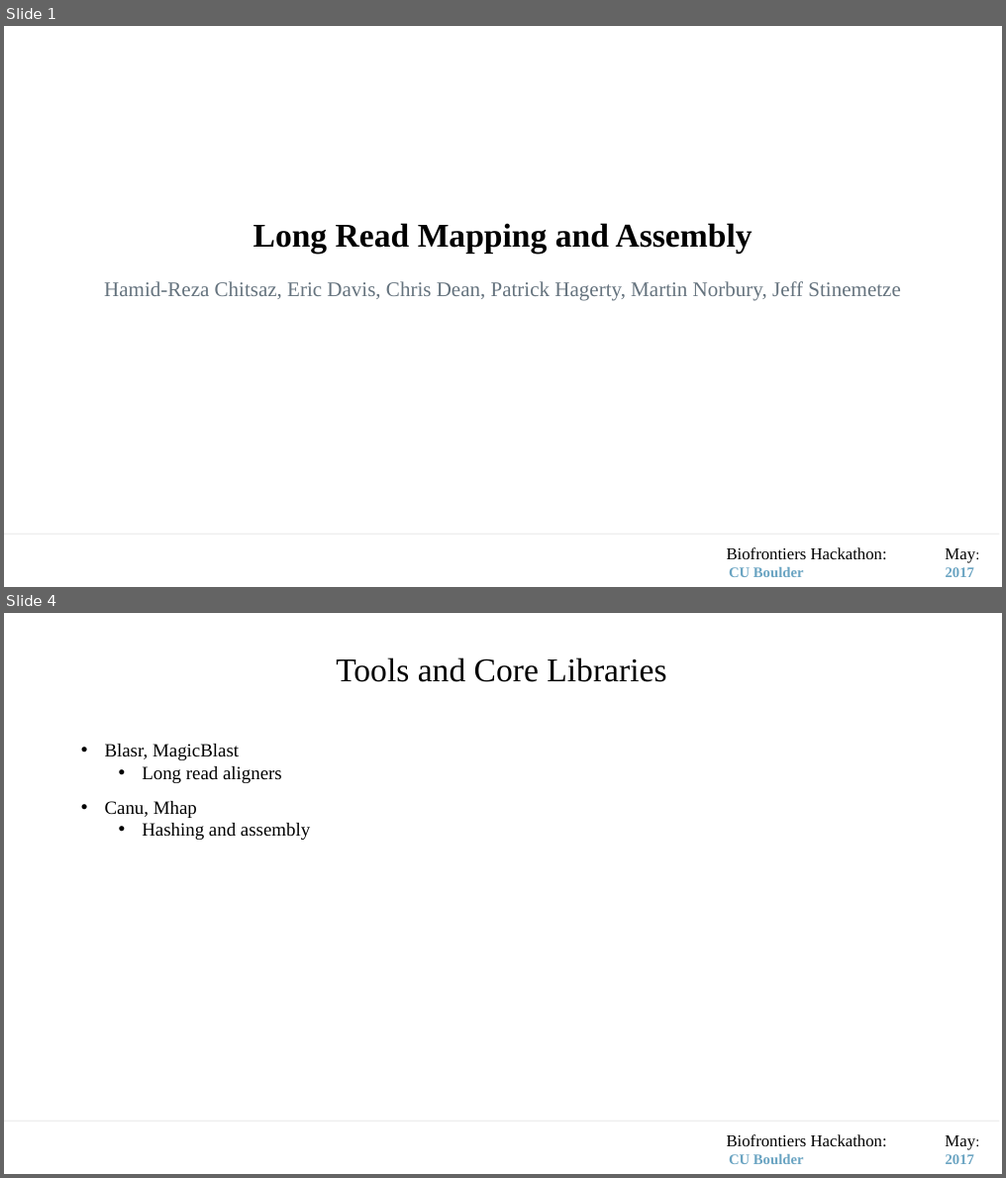
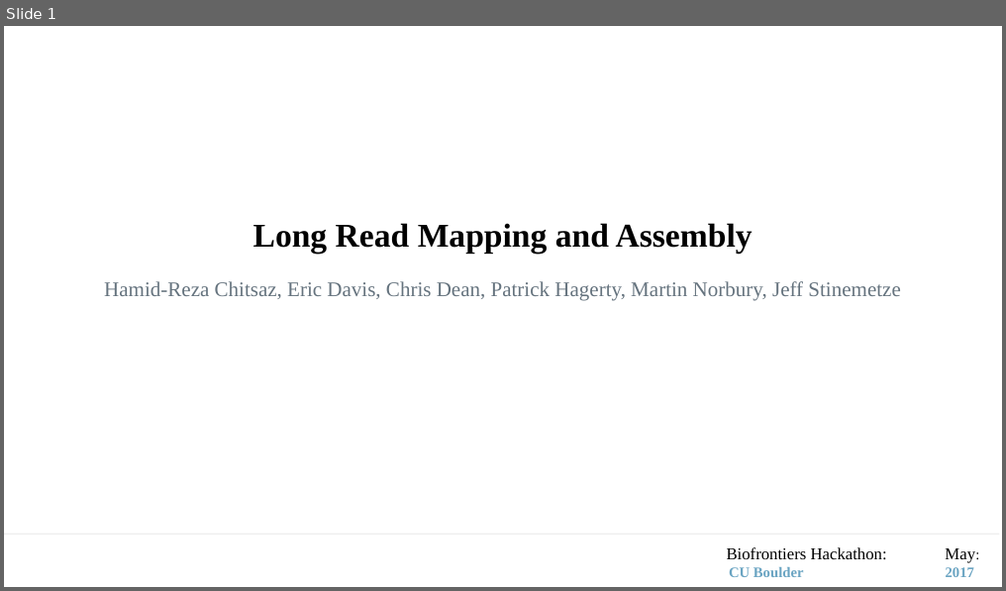
Before and after one commit to davisem/spire, a slide deck: LongReadAssembler.pptx. Shown one above the other, each under a label of ours: slides 1 and 4 before the commit, slide 1 after it; the slides between them are not shown. The pictures are 1006x1178 and 1006x591 pixels, drawn with LibreOffice and Linux fonts; fonts in the diff are those of the drawing. Boxes give left, top, right and bottom in pixels: in the first picture for what was removed or moved away, otherwise in the second. Text is boxed around its words. In the diff, an @@ line names an element or a change of style, - is before the commit and + after.

```diff
--- a/LongReadAssembler.pptx
+++ b/LongReadAssembler.pptx
@@ slide 4 removed at (4,613,1002,1174), background #FFFFFF @@
@@ text removed at (336,658,666,682) @@
-Tools and Core Libraries
@@ text removed at (105,744,282,783) @@
-• Blasr, MagicBlast
-  • Long read aligners
@@ text removed at (105,801,310,840) @@
-• Canu, Mhap
-  • Hashing and assembly
@@ line removed from (4, 1121) to (1000, 1121) @@
@@ text removed at (727,1135,975,1164) @@
-Biofrontiers Hackathon: May:
-CU Boulder 2017
```
Also in this commit, not shown: 4 slides added, 2 other slides removed, 1 other file.
